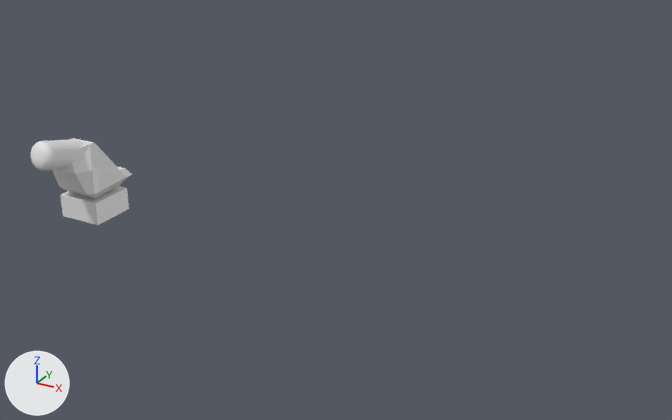
An edit to the Blender file Sources/untitled.blend, drawn before and after from the same camera.
The view is the same before and after, from a 50 mm camera at (27.3, -27.8, 16.5) aimed at (12.1, -0.2, 2.8). The lights are fixed; the arrows at lower left show +X, +Y and +Z.

Script lines for the objects in view, before the commit:
```python
me_cube = bpy.data.meshes.new('Cube')
me_cube.from_pydata(...)  # a box spanning x -1.0..1.0, y -1.0..1.0, z 0.0..1.0
me_cube.materials.append(mat_material)  # white #e7e7e7
me_cube_001 = bpy.data.meshes.new('Cube.001')
me_cube_001.from_pydata(...)  # 68 vertices, 66 faces; spans x -1.2..1.2, y -1.62..1.2, z 0.0..2.35
me_cube_001.materials.append(mat_material_001)  # white #e7e7e7
me_cylinder = bpy.data.meshes.new('Cylinder')
me_cylinder.from_pydata(...)  # 256 vertices, 226 faces; spans x -1.0..1.0, y -1.0..1.0, z -1.25..1.26
ob_cube = bpy.data.objects.new('Cube', me_cube)
ob_cube.location = (0.0, 0.0, 0.0)
ob_cube_001 = bpy.data.objects.new('Cube.001', me_cube_001)
ob_cube_001.location = (0.0, 0.0, 1.07)
ob_cylinder = bpy.data.objects.new('Cylinder', me_cylinder)
ob_cylinder.location = (0.0, -1.7, 3.25)
ob_cylinder.rotation_euler = (1.309, 0.0, 0.0)  # degrees (75, 0, 0)
ob_cylinder.scale = (0.6, 0.6, 0.96)
```
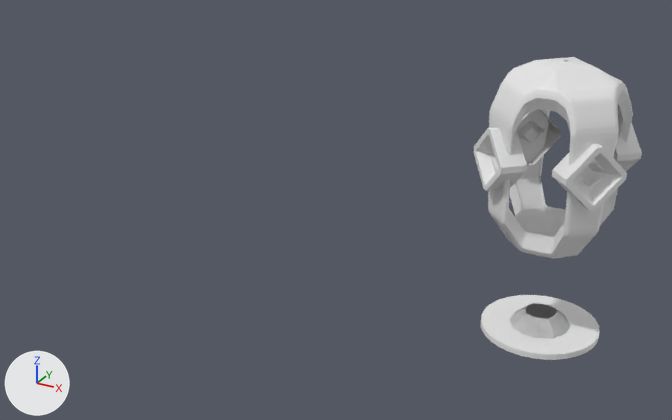
What changed in the scene script:
```text
Change me_cylinder:
    used by ob_cylinder; location = (0.0, -1.7, 3.25); rotation_euler = (1.309, 0.0, 0.0), in degrees (75, 0, 0); scale = (0.6, 0.6, 0.96)
    remove me_cylinder.from_pydata(...)  # 256 vertices, 226 faces; spans x -1.0..1.0, y -1.0..1.0, z -1.25..1.26
    add me_cylinder.from_pydata(...)  # 64 vertices, 34 faces; spans x -2.0..2.0, y -2.0..2.0, z -0.1..0.1
    me_cylinder part 1: 256 vertices removed from x -1.0..1.0, y -1.0..1.0, z -1.25..1.26
    me_cylinder part 2: 64 vertices added at x -2.0..2.0, y -2.0..2.0, z -0.1..0.1, forming a 32-sided cylinder along z
    me_cylinder part 3: the surface is now shaded flat
Add me_cube_021:
    me_cube_021.from_pydata(...)  # 60 vertices, 50 faces; spans x -1.0..1.0, y -1.0..1.0, z -0.56..0.58
Add me_cube_020:
    me_cube_020.from_pydata(...)  # 195 vertices, 155 faces; spans x -1.0..1.01, y -1.01..1.01, z -1.19..1.18
Add me_cube_014:
    me_cube_014.from_pydata(...)  # 128 vertices, 100 faces; spans x -1.41..3.41, y -3.41..1.41, z -1.0..1.0
Remove ob_cube:
    ob_cube = bpy.data.objects.new('Cube', me_cube)
    ob_cube.location = (0.0, 0.0, 0.0)
Remove ob_cube_001:
    ob_cube_001 = bpy.data.objects.new('Cube.001', me_cube_001)
    ob_cube_001.location = (0.0, 0.0, 1.07)
Change ob_cylinder:
    ob_cylinder.rotation_euler: (1.309, 0.0, 0.0) -> (0.0, 0.0, 0.0)  # degrees (75, 0, 0) -> degrees (0, 0, 0)
    ob_cylinder.scale: (0.6, 0.6, 0.96) -> (1.0, 1.0, 1.0)
    ob_cylinder.location: (0.0, -1.7, 3.25) -> (20.0, 0.0, 0.0)
Add ob_cube_000:
    ob_cube_000 = bpy.data.objects.new('Cube.000', me_cube_020)
    ob_cube_000.location = (21.0, -1.0, 6.0)
    ob_cube_000.scale = (1.0, 1.0, 2.8)
    _m = ob_cube_000.modifiers.new('Triangulate', 'TRIANGULATE')
    _m = ob_cube_000.modifiers.new('Mirror', 'MIRROR')
    _m.use_axis = (True, True, False)
    _m.merge_threshold = 0.169
    _m.mirror_object = ob_base_004
    _m = ob_cube_000.modifiers.new('Solidify', 'SOLIDIFY')
    _m.thickness = 0.24
    _m.nonmanifold_thickness_mode = 'FIXED'
    _m.nonmanifold_merge_threshold = 0.0003
Add ob_base_004:
    ob_base_004 = bpy.data.objects.new('base.004', me_cube_021)
    ob_base_004.location = (20.0, 0.0, 0.0)
Add ob_cube_002:
    ob_cube_002 = bpy.data.objects.new('Cube.002', me_cube_014)
    ob_cube_002.location = (19.0, 1.0, 6.33)
```

Where the change shows, as pixel boxes (x1, y1, x2, y2) in the pictures (672 x 420 px):
'Cube.000', added: after (488, 57, 633, 258)
'Cube.002', added: after (474, 109, 642, 211)
'Cylinder', reshaped, moved, turned, rescaled: before (31, 139, 84, 171); after (481, 295, 600, 360)
'Cube.001', deleted: before (52, 138, 132, 198)
'Cube', deleted: before (60, 186, 129, 225)
'base.004', added: after (510, 303, 570, 338)
part 1 of me_cylinder, deleted: before (31, 139, 84, 171)
part 2 of me_cylinder, added: after (481, 295, 600, 360)
